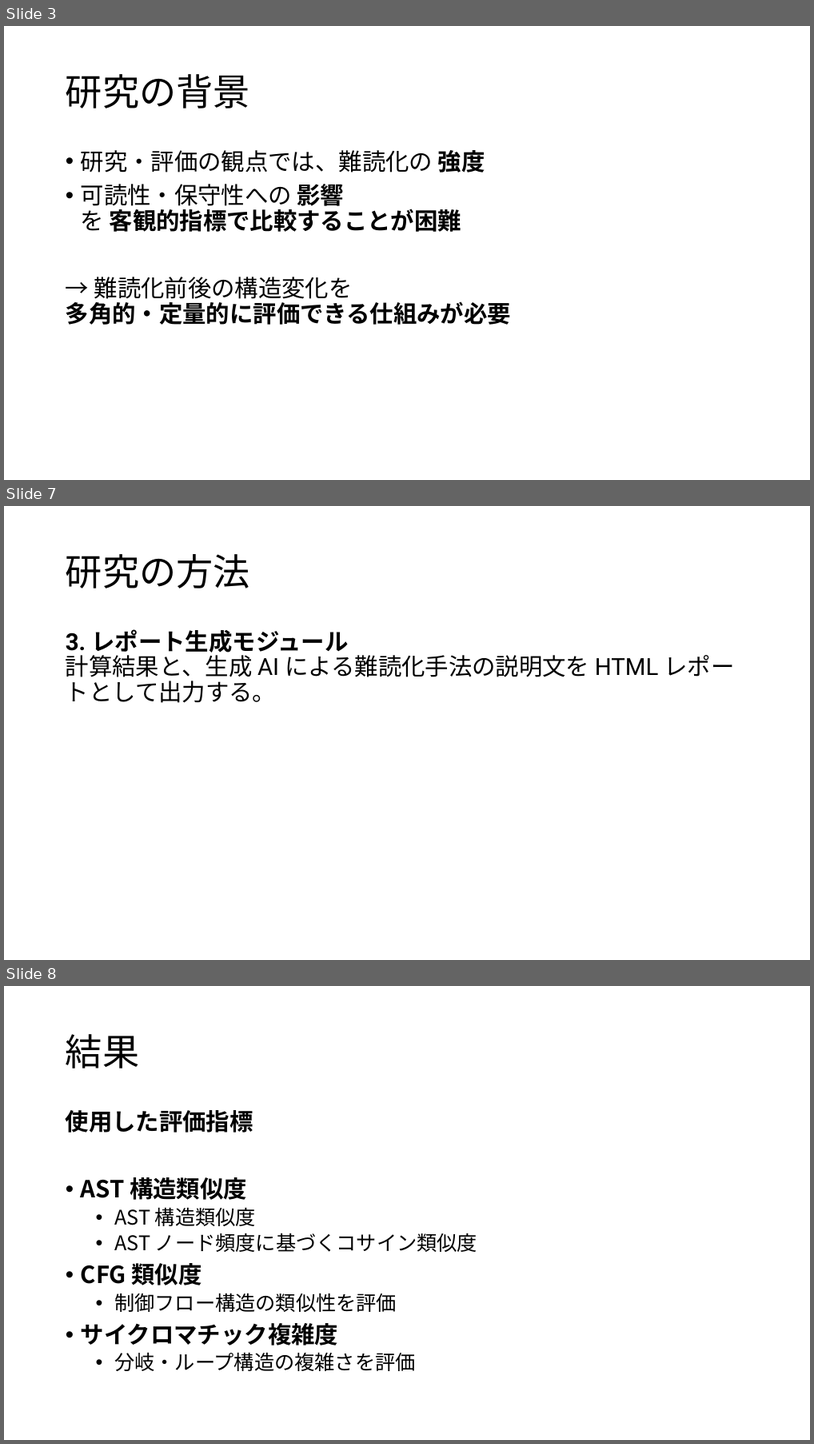
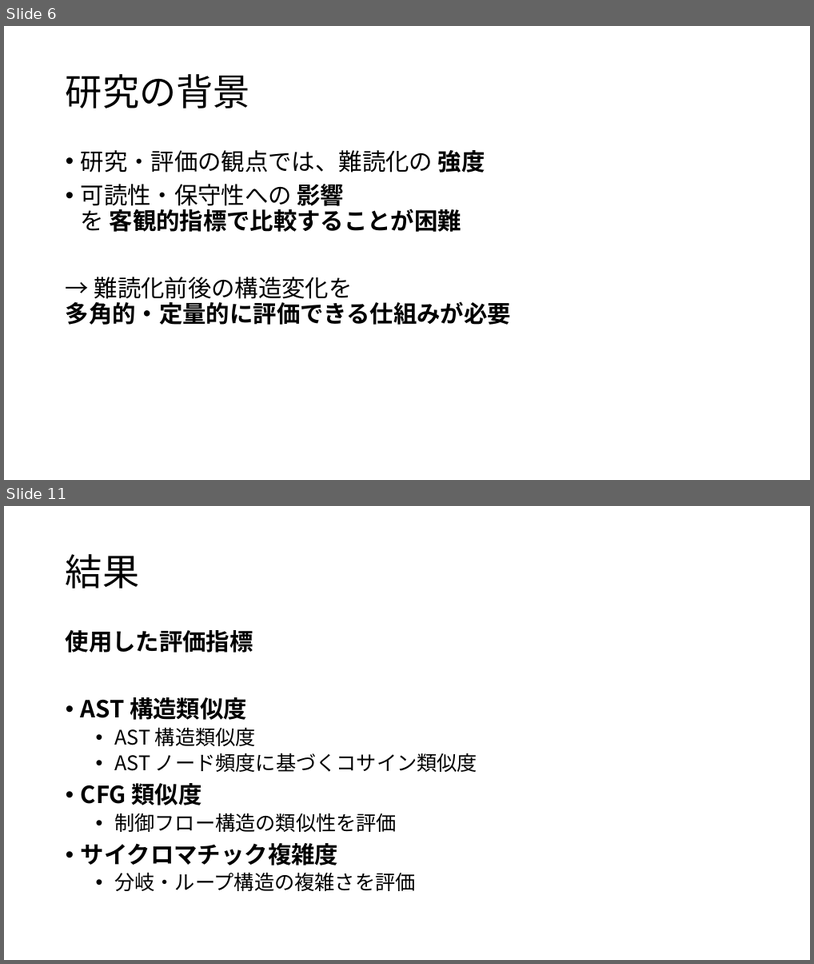
Before and after one commit to tamadalab/2025bthesis_kondo, a slide deck: 卒研プレゼン.pptx. Shown one above the other, each under a label of ours: slides 3, 7 and 8 before the commit, slides 6 and 11 after it; the slides between them are not shown. The pictures are 814x1444 and 814x964 pixels, drawn with LibreOffice and Linux fonts; fonts in the diff are those of the drawing. Boxes give left, top, right and bottom in pixels: in the first picture for what was removed or moved away, otherwise in the second. Text is boxed around its words. In the diff, an @@ line names an element or a change of style, - is before the commit and + after.

```diff
--- a/卒研プレゼン.pptx
+++ b/卒研プレゼン.pptx
@@ slide 7 removed at [4, 506, 810, 960], background #FFFFFF @@
@@ title removed at [66, 554, 250, 588] @@
-研究の方法
@@ text removed at [66, 629, 735, 703] @@
-3. レポート生成モジュール
-計算結果と、生成 AI による難読化手法の説明文を HTML レポートとして出力する。
@@ what was slide 3 is now slide 6 @@
@@ what was slide 8 is now slide 11 @@
```
Also in this commit, not shown: 5 slides changed, 7 slides added, 2 other slides removed, 1 other file.
